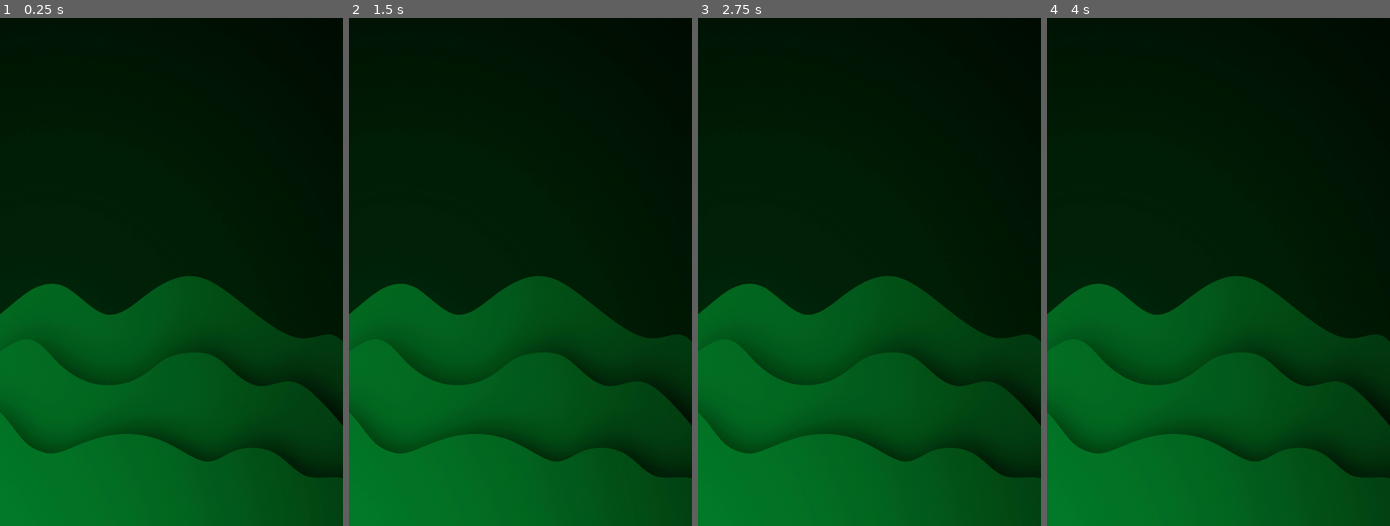
Above: before the commit, frames 1-4 (left to right).
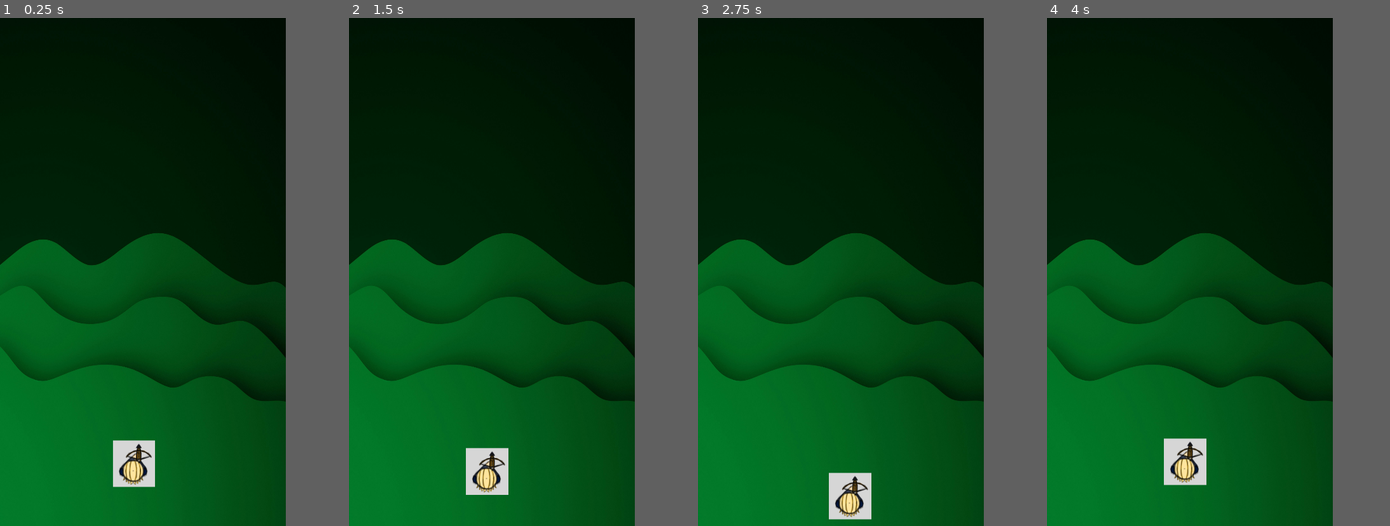
Above: after the commit, the same moments.

Repository: francoheredev/DungeonKrit
Game: Godot game, scene res://escenas/gameplay.tscn
The game is run twice, just before and just after one commit, with the same random seed, the same clock (stepped at 60 frames per second) and the same inputs. The project has no main scene, so this scene is started directly.
Inputs (mouse positions are in pixels of both pictures, inside the frame that each line leads up to):
- Up to frame 1 (0.25 s): no input
- Up to frame 2 (1.5 s): tap Enter at 0.5 s; move the mouse to (595, 246) at 0.52 s; click (595, 246) at 0.67 s; tap Space at 1.25 s; drag from (451, 297) to (503, 373) at 1.27 s
- Up to frame 3 (2.75 s): move the mouse to (903, 160) at 2.02 s; click (903, 160) at 2.17 s
- Up to frame 4 (4 s): tap Enter at 2.75 s; drag from (1201, 373) to (1115, 195) at 2.77 s; move the mouse to (1321, 348) at 3.52 s; click (1321, 348) at 3.67 s
In our replay, the window is 540x800 before the commit and 450x800 after it. These sizes can differ from the game's own. Grey fills any space a smaller window leaves; there, only what the larger window draws over its background counts as a difference.

The runs differ from the first frame. In frame 1, 17% of the frame differs, in the area x 0-100%, y 42-100%; in frame 2, 18%; in frame 3, 18%; in frame 4, 18%.

Commit message:
personaje y fondo implementado

Diff:
--- a/Arte/apurv_das_ci_n_8_mnrlv_fy_unsplash.tscn
+++ /dev/null
@@ -1,12 +0,0 @@
-[gd_scene format=3 uid="uid://cfhfr43xbokhy"]
-
-[ext_resource type="Texture2D" uid="uid://dna3syb86po8k" path="res://apurv-das-ciN8mnrlvFY-unsplash.jpg" id="1_wx3hk"]
-
-[node name="ApurvDasCiN8MnrlvFyUnsplash" type="Node2D" unique_id=2135460133]
-position = Vector2(545, 966.0001)
-scale = Vector2(0.6, 0.7215548)
-
-[node name="ApurvDasCiN8MnrlvFyUnsplash" type="Sprite2D" parent="." unique_id=230777909]
-position = Vector2(-23.333351, 5.5434074)
-scale = Vector2(1.1814235, 1.0631734)
-texture = ExtResource("1_wx3hk")
--- a/escenas/gameplay.tscn
+++ b/escenas/gameplay.tscn
@@ -1,6 +1,7 @@
 [gd_scene format=3 uid="uid://bfu0dparv3vo"]
 
-[ext_resource type="Texture2D" uid="uid://dna3syb86po8k" path="res://apurv-das-ciN8mnrlvFY-unsplash.jpg" id="1_4ssmk"]
+[ext_resource type="Texture2D" uid="uid://dna3syb86po8k" path="res://Arte/apurv-das-ciN8mnrlvFY-unsplash.jpg" id="1_4ssmk"]
+[ext_resource type="PackedScene" uid="uid://buke36obvtgni" path="res://escenas/jugador.tscn" id="2_dnloj"]
 
 [node name="gameplay" type="Node2D" unique_id=1782014250]
 
@@ -8,3 +9,5 @@
 position = Vector2(544, 1003)
 scale = Vector2(0.60677075, 0.7515901)
 texture = ExtResource("1_4ssmk")
+
+[node name="Jugador" parent="." unique_id=986974813 instance=ExtResource("2_dnloj")]
--- /dev/null
+++ b/escenas/jugador.gd
@@ -0,0 +1,33 @@
+extends CharacterBody2D
+
+
+@export var velocidad: float = 400.0
+
+var tocando: bool = false #o tocas o no tocas
+var inicio_toque: Vector2 = Vector2.ZERO
+var direccion: Vector2 = Vector2.ZERO
+
+func _input(event):
+	# esto detecta el primer toque y soltar
+	if event is InputEventScreenTouch:
+		if event.pressed: # dedo en la pantalla
+			tocando = true
+			inicio_toque = event.position
+		else: # no tocamos
+			tocando = false
+			direccion = Vector2.ZERO
+
+	# arrastrando el dedo
+	elif event is InputEventScreenDrag and tocando:
+		var toque_actual = event.position
+		# dirección
+		direccion = (toque_actual - inicio_toque).normalized()
+
+
+func _physics_process(delta):
+	if tocando:
+		velocity = direccion * velocidad
+	else:
+		velocity = Vector2.ZERO # si no tocamos el personaje no se mueve
+
+	move_and_slide()
--- /dev/null
+++ b/escenas/jugador.tscn
@@ -0,0 +1,32 @@
+[gd_scene format=3 uid="uid://buke36obvtgni"]
+
+[ext_resource type="Script" uid="uid://djhne4wwh3nx3" path="res://escenas/jugador.gd" id="1_jpodt"]
+[ext_resource type="Texture2D" uid="uid://dh8yq1aqwkvwh" path="res://Arte/pj 1.png" id="1_tml57"]
+
+[sub_resource type="SpriteFrames" id="SpriteFrames_jpodt"]
+animations = [{
+"frames": [{
+"duration": 1.0,
+"texture": ExtResource("1_tml57")
+}],
+"loop": true,
+"name": &"default",
+"speed": 5.0
+}]
+
+[sub_resource type="CapsuleShape2D" id="CapsuleShape2D_tml57"]
+radius = 30.0
+height = 80.0
+
+[node name="Jugador" type="CharacterBody2D" unique_id=986974813]
+position = Vector2(506, 1685)
+scale = Vector2(1.31, 1.31)
+script = ExtResource("1_jpodt")
+
+[node name="AnimatedSprite2D" type="AnimatedSprite2D" parent="." unique_id=803884170]
+sprite_frames = SubResource("SpriteFrames_jpodt")
+
+[node name="CollisionShape2D" type="CollisionShape2D" parent="." unique_id=1037478709]
+position = Vector2(-2, 19)
+rotation = 1.5707964
+shape = SubResource("CapsuleShape2D_tml57")
--- a/project.godot
+++ b/project.godot
@@ -18,6 +18,13 @@
 
 window/size/viewport_width=1080
 window/size/viewport_height=1920
+window/size/window_width_override=360
+window/size/window_height_override=640
+window/stretch/mode="viewport"
+
+[input_devices]
+
+pointing/emulate_touch_from_mouse=true
 
 [physics]
 
Renamed: apurv-das-ciN8mnrlvFY-unsplash.jpg -> Arte/apurv-das-ciN8mnrlvFY-unsplash.jpg
Not shown, added: Arte/apurv-das-ciN8mnrlvFY-unsplash.jpg.import
Binary file added: Arte/pj 1.png
Not shown, changed: Arte/pj 1.png.import
Not shown, added: escenas/jugador.gd.uid
